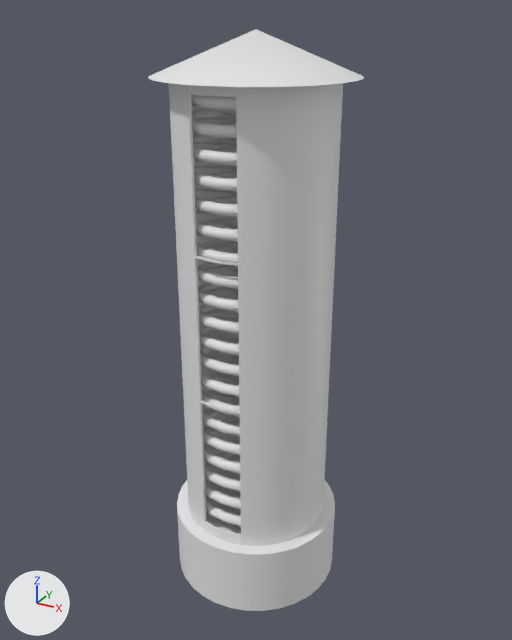
Two versions of the glTF model Models/glTF_Exports/Flywheel_Tower.glb, one commit apart.
Camera for both pictures: a 50 mm lens placed at (1.24, -2.26, 2.15), pointed at (-0.01, 0.02, 1.01). Lighting does not change. The marker at lower left points along +X, +Y and +Z. Where no turn or scale is listed for an object, it has been applied to the vertices. Vertices at the same position are counted once.

The first picture shows 'FlywheelSpokes_Opt', 'FlywheelTower_Opt'.
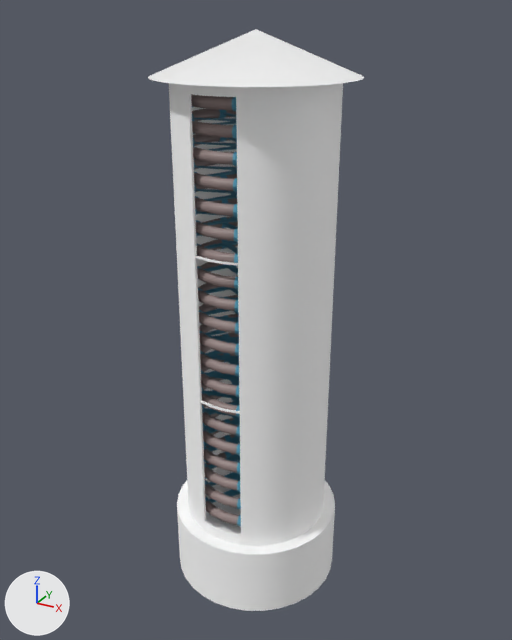
The change, as a list of edits to the scene's bpy script:
```text
Add mat_cask_semigloss:
    mat_cask_semigloss = principled_material('Cask_Semigloss')
    mat_cask_semigloss.base_color = (0.296, 0.223, 0.216)  # grey #948280
Add mat_bluestone_semigloss:
    mat_bluestone_semigloss = principled_material('BlueStone_Semigloss')
    mat_bluestone_semigloss.base_color = (0.0764, 0.342, 0.497)  # cyan #4e9ebb
Add mat_metal_aluminum:
    mat_metal_aluminum = principled_material('Metal-Aluminum')
    mat_metal_aluminum.base_color = (1.0, 1.0, 1.0)  # white #ffffff
    mat_metal_aluminum.metallic = 1.0
    mat_metal_aluminum.roughness = 1.0
Change me_cylinder_000:
    where me_cylinder_000.from_pydata(...)  # 326 vertices, 484 faces; spans x -0.37..0.37, y -0.37..0.37, z -0.15..2.09
    add me_cylinder_000.materials.append(mat_metal_aluminum)  # white #ffffff
Change me_torus_000:
    where me_torus_000.from_pydata(...)  # 12080 vertices, 23000 faces; spans x -0.27..0.27, y -0.27..0.27, z -1.69..0.02
    used by ob_flywheelspokes_opt; location = (0.0, 0.0, 1.873)
    me_torus_000 part 1: 11000 faces spanning x -0.27..0.27, y -0.27..0.27, z -1.69..0.02 switch from no material to mat_bluestone_semigloss (cyan #4e9ebb)
    me_torus_000 part 2: 12000 faces spanning x -0.27..0.27, y -0.27..0.27, z -1.66..0.02 switch from no material to mat_cask_semigloss (grey #948280)
```

Boxes [x1, y1, x2, y2] around the edits, measured in the pictures (512 x 640 px):
'FlywheelTower_Opt', recoloured
    both: [168, 29, 364, 611]
part 1 of me_torus_000, recoloured
    both: [192, 97, 241, 527]
part 2 of me_torus_000, recoloured (white to grey)
    both: [191, 94, 239, 525]
